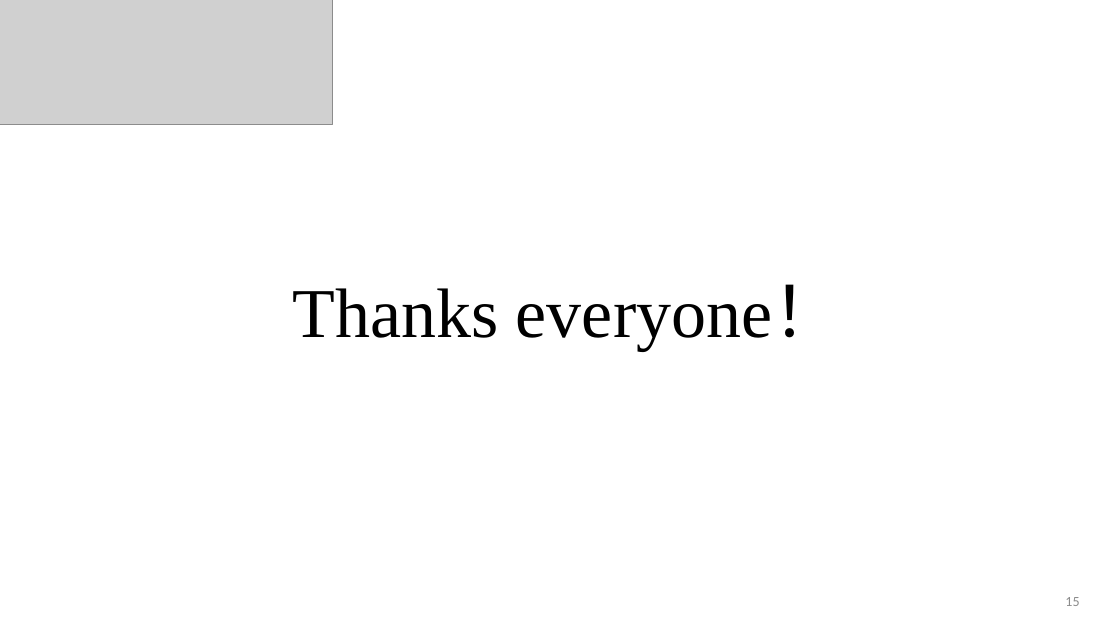
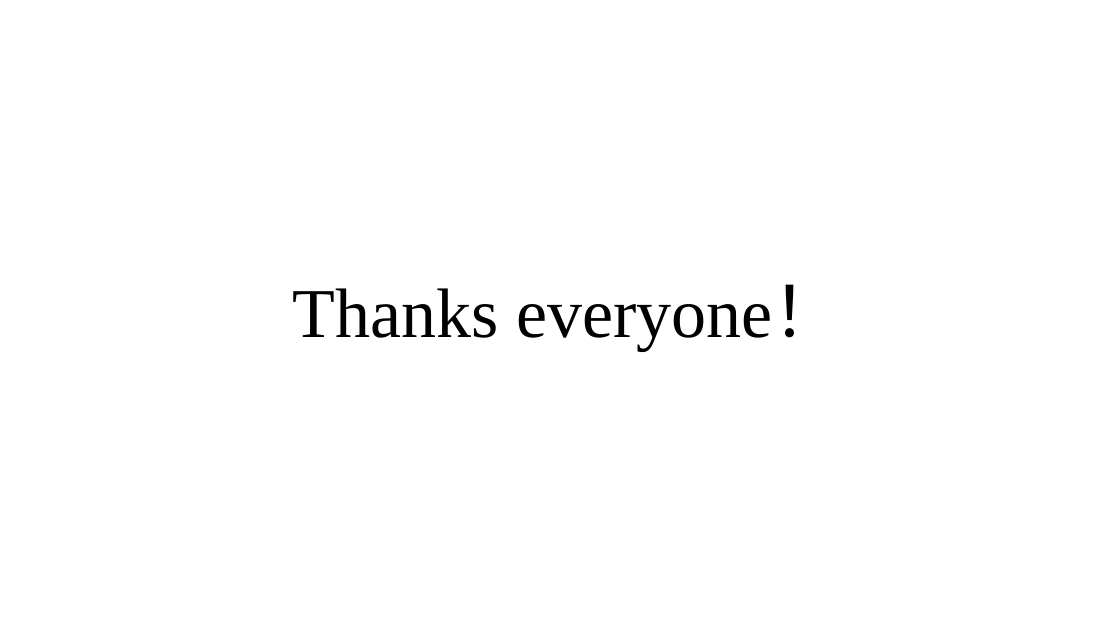
Before and after one commit to yqf579471-sketch/no-more-tears-for-paper-ppt, a slide deck: slide 15 of assets/11.pptx. Drawn at 1120x630 pixels with LibreOffice and Linux fonts; fonts in the diff are those of the drawing; grey boxes stand for pictures. Boxes give left, top, right and bottom in pixels: in the first picture for what was removed or moved away, otherwise in the second. Text is boxed around its words. In the diff, an @@ line names an element or a change of style, - is before the commit and + after.

```diff
--- a/assets/11.pptx
+++ b/assets/11.pptx
@@ picture removed at <box>0,0,333,124</box> @@
@@ page number removed at <box>1065,597,1079,606</box> @@
-15
```
Also in this commit, not shown: 14 other slides changed, 5 other files.
